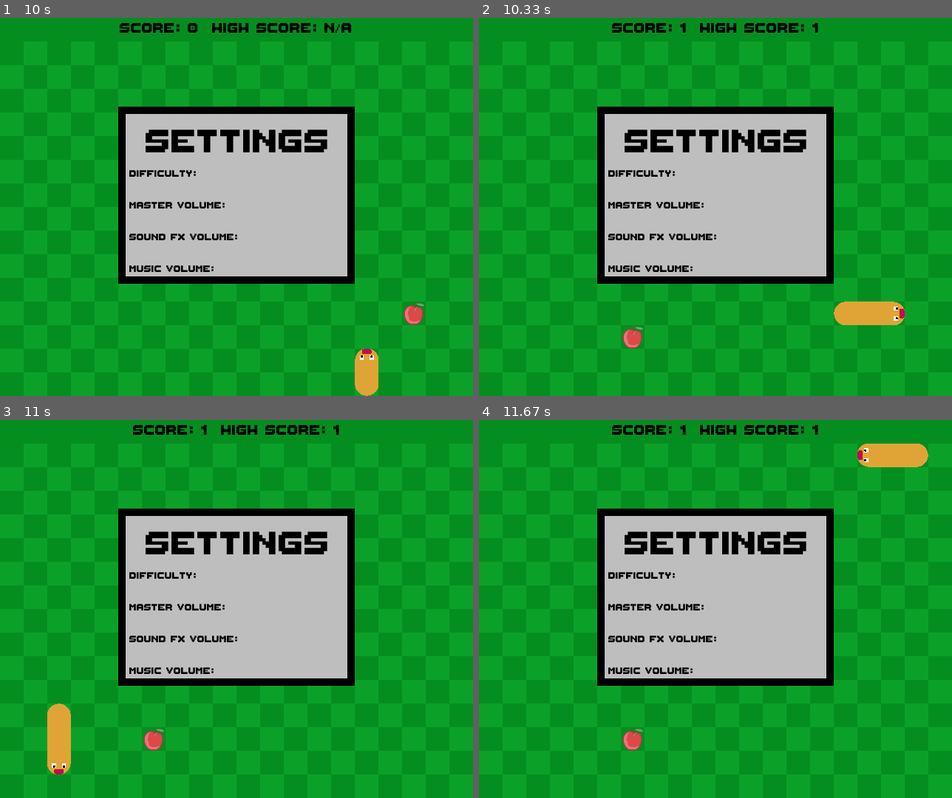
Above: before the commit, frames 1-4 (two rows, left to right).
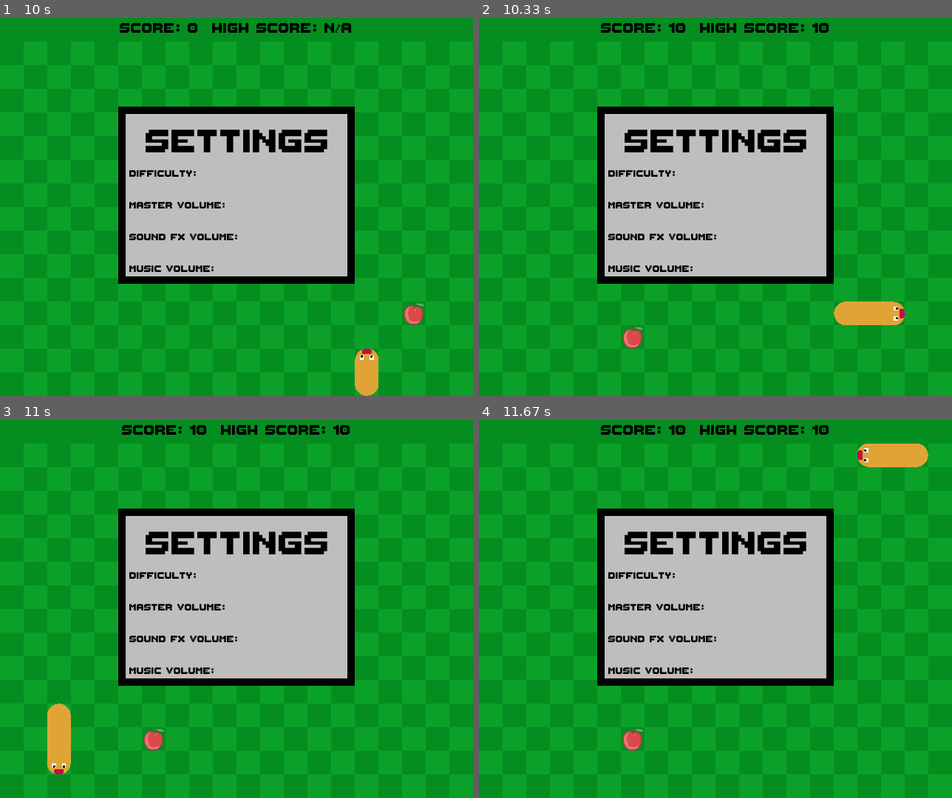
Above: after the commit, the same moments.

Repository: LassePladsen/Pygame-Snake
Game: pygame game, started from snake/main.py
Two runs of this game, one before a commit and one after it. Both use one fixed random seed, a clock stepped at 60 frames per second and the inputs below.
Inputs:
- Up to frame 1 (10 s): hold Up 0.33-0.8 s; hold Right 0.83-1.47 s; hold Down 1.5-1.87 s; hold Left 1.9-2.37 s; hold Up 2.9-3.2 s; hold Right 3.23-3.7 s; hold Left 3.73-4.27 s; hold Down 4.3-4.6 s; hold Left 4.63-5.03 s; hold Up 5.07-5.43 s; hold Right 5.47-6.1 s; hold Down 6.13-6.5 s; hold Left 6.53-7 s; hold Right 7.03-7.5 s; hold Up 7.53-7.83 s; hold Right 7.87-8.33 s; hold Left 8.37-8.9 s; hold Down 8.93-9.23 s; hold Left 9.27-9.67 s; hold Up from 9.7 s (still down)
- Up to frame 2 (10.33 s): release Up at 10.07 s; hold Right from 10.1 s (still down)
- Up to frame 3 (11 s): release Right at 10.73 s; hold Down from 10.77 s (still down)
- Up to frame 4 (11.67 s): release Down at 11.13 s; hold Left 11.17-11.63 s

Frame 1 is identical in both runs. In frame 2, 0.3% of the frame differs, in the area x 25-74%, y 1-4%; in frame 3, 0.3%; in frame 4, 0.3%.

Commit message:
Some refactoring. Started implementing config.ini and difficulty profiles.ini The difficulty profiles include snake speed (fps) and eat scores. Fixed bug where high score did not save into the .env. Moved the .env to the parent directory.

Diff:
--- /dev/null
+++ b/config.ini
@@ -0,0 +1,7 @@
+[SETTINGS]
+screen_size = 640, 480
+difficulty = medium
+# accepted difficulty values are 'easy', 'medium', or 'hard'
+master_volume = 1
+sfx_volume = 1
+music_volume = 1
--- /dev/null
+++ b/profiles.ini
@@ -0,0 +1,11 @@
+[EASY]
+fps = 6
+growth_score = 1
+
+[MEDIUM]
+fps = 11
+growth_score = 10
+
+[HARD]
+fps = 16
+growth_score = 20
--- a/snake/main.py
+++ b/snake/main.py
@@ -2,9 +2,7 @@
 
 
 def main() -> None:
-    game = SnakeGame(screen_size=(640, 480),
-                     title="Snake",
-                     fps=11)
+    game = SnakeGame(title="Snake")
     game.run()
 
 
--- a/snake/snakegame.py
+++ b/snake/snakegame.py
@@ -1,6 +1,7 @@
 import logging
 import sys
 import os
+import configparser
 
 from dotenv import load_dotenv
 import pygame as pg
@@ -9,7 +10,7 @@
 import textoverlays
 import menus
 from queue_handler import Queue
-from tools import get_resource_path, get_sound, play_sound, initialize_env, update_env
+from tools import get_resource_path, get_sound, play_sound, update_env, create_file, get_ini_value
 
 logging.basicConfig(level=logging.INFO)
 
@@ -39,28 +40,113 @@
         pg.K_SPACE: True
     }
 
-    def __init__(self,
-                 screen_size: tuple[int, int],
-                 title: str,
-                 fps: int) -> None:
+    CONFIG_PATH = get_resource_path(r"../config.ini")
+
+    PROFILES_PATH = get_resource_path(r"../profiles.ini")
+
+    def __init__(self, title: str) -> None:
         pg.init()
+
+        # Get parameters from config.ini
+        if not os.path.exists(self.CONFIG_PATH):
+            # Create default config values and .ini file if it doesn't exist already.
+            screen_size = 640, 480
+            difficulty = "medium"
+            master_volume = 1
+            sfx_volume = 1
+            music_volume = 1
+            config = configparser.ConfigParser()
+            config["SETTINGS"] = {
+                "screen_size": f"{screen_size[0]}, {screen_size[1]}",
+                "difficulty": difficulty,
+                "master_volume": master_volume,
+                "sfx_volume": sfx_volume,
+                "music_volume": music_volume
+            }
+            with open(self.CONFIG_PATH, "w") as f:
+                config.write(f)
+        else:
+            screen_size = get_ini_value(self.CONFIG_PATH, "SETTINGS", "screen_size").split(",")
+            screen_size = int(screen_size[0]), int(screen_size[1])
+            difficulty = get_ini_value(self.CONFIG_PATH, "SETTINGS", "difficulty")
+            master_volume = int(get_ini_value(self.CONFIG_PATH, "SETTINGS", "master_volume"))
+            sfx_volume = int(get_ini_value(self.CONFIG_PATH, "SETTINGS", "sfx_volume"))
+            music_volume = int(get_ini_value(self.CONFIG_PATH, "SETTINGS", "music_volume"))
+
+        # Check valid screen values
         if screen_size[0] > 896 or screen_size[1] > 640:
             raise ValueError("Maximum image size is 896x640.")
         elif screen_size[0] < 290 or screen_size[1] < 290:
             raise ValueError("Minimum image size is 290x290")
         if any((screen_size[i] % sprites.TILE_SIZE[i]) != 0 for i in range(2)):
-            raise ValueError(f"Screen sizes must be a multiple of the tile size: '{sprites.TILE_SIZE}'.")
+            raise ValueError(f"Screen sizes must be a multiple of the t<ile size: '{sprites.TILE_SIZE}'.")
+
+        # Check valid difficulty values
+        if difficulty not in ("easy", "medium", "hard"):
+            raise ValueError(f"Invalid difficulty value: '{difficulty}'."
+                             f" Valid values are 'easy', 'medium', and 'hard'.")
+
+        # Check valid volume values
+        if master_volume < 0:
+            raise ValueError(f"Invalid master volume value: '{master_volume}'."
+                             f"Volumes must be greater than 0.")
+        if sfx_volume < 0:
+            raise ValueError(f"Invalid sfx volume value: '{sfx_volume}'."
+                             f"Volumes must be greater than 0.")
+        if music_volume < 0:
+            raise ValueError(f"Invalid music volume value: '{music_volume}'."
+                             f"Volumes must be greater than 0.")
+
+        # Check valid fps value
+        fps = get_ini_value(self.PROFILES_PATH, difficulty, "fps")
+        if not fps:
+            match difficulty:
+                case "easy":
+                    fps = 6
+                case "medium":
+                    fps = 11
+                case "hard":
+                    fps = 16
+            logging.warning(f"Missing fps value for difficulty '{difficulty}'."
+                            f" Setting new default '{fps}'.")
+        else:
+            fps = int(fps)
+
+        # Check valid growth score value
+        growth_score = get_ini_value(self.PROFILES_PATH, difficulty, "growth_score")
+        if not growth_score:
+            match difficulty:
+                case "easy":
+                    growth_score = 1
+                case "medium":
+                    growth_score = 10
+                case "hard":
+                    growth_score = 20
+            logging.warning(f"Missing growth_score value for difficulty '{difficulty}'."
+                            f" Setting new default '{growth_score}'.")
+        else:
+            growth_score = int(growth_score)
+
+        # Config attributes
+        self.screen_title = title
         self.screen_size = screen_size
-        self.screen_title = title
-        self.fps = fps
+        self.difficulty = difficulty
+        self._fps = fps
+        self._growth_score = growth_score
+
+        # Sound volumes and background music
+        self.master_volume = master_volume
+        self.sfx_volume = self.master_volume*sfx_volume*0.5
+        self.music_volume = self.master_volume*music_volume*0.15
+        self.music_title = "Abstraction - Three Red Hearts - Connected.wav"
+        self._music = get_sound(self.music_title, self.music_volume)
 
         # Scores
         self._current_score = 0
-        if os.path.isfile(get_resource_path("../snake/.env")):
-            load_dotenv(get_resource_path("../snake/.env"))
-        else:
-            os.environ["HIGH_SCORE"] = "0"
-            initialize_env()
+        if not os.path.exists(get_resource_path(r"../.env")):
+            create_file(r"..\.env", "HIGH_SCORE=0")  # create default .env file
+        load_dotenv(get_resource_path(r"../.env"))
+
         if (hs := os.getenv("HIGH_SCORE")) is None:
             update_env("HIGH_SCORE", "0")
             hs = 0
@@ -73,19 +159,9 @@
         pg.display.set_caption(self.screen_title)
         pg.display.set_icon(pg.image.load(get_resource_path(r"..\assets\images\icon.png")))
 
-        # Sound volumes and background music
-        self.sound_volume = 0.5
-        self.music_volume = 0.15
-        self.music_title = "Abstraction - Three Red Hearts - Connected.wav"
-        self._background_music = get_sound(
-                self.music_title,
-                self.music_volume
-        )
-
         # Initialize sprites
         self._tail, self._head, self._food, self._top_menu = None, None, None, None
         self._initialize_sprites()
-
         self._pause_screen = None
 
     def _initialize_sprites(self):
@@ -93,23 +169,23 @@
         self._tail = sprites.Tail((x - sprites.TILE_SIZE[0], y))
         self._head = sprites.Head((x, y), prev_segment=self._tail)
         self._top_menu = menus.TopBarMenu(
-                current_score=self._current_score,
-                high_score=self._high_score,
-                size=(self.screen_size[0], sprites.TILE_SIZE[1]),
+            current_score=self._current_score,
+            high_score=self._high_score,
+            size=(self.screen_size[0], sprites.TILE_SIZE[1]),
         )
         size = (self.screen_size[0] // 2, self.screen_size[1] // 2)
         self._settings_menu = menus.SettingsMenu(
-                pos=size,   # positioned middle of the screen
-                size=size,  # size half the screen
+            pos=size,  # positioned middle of the screen
+            size=size,  # size half the screen
         )
         self.snake_segments = []
 
         # Create food sprite at random position no closer than 5 tiles from the snake's head.
         self._max_food_dist = 5
         self._food = sprites.Food(
-                screen_size=self.screen_size,
-                max_dist=self._max_food_dist,
-                head_pos=self._head.pos)
+            screen_size=self.screen_size,
+            max_dist=self._max_food_dist,
+            head_pos=self._head.pos)
         self._sprite_group = sprites.SpriteGroup()
 
         # add to sprite group and snake_segment list
@@ -118,8 +194,18 @@
 
     @property
     def snake_length(self) -> int:
-        """Returns the length of the snake."""
+        """Returns the current length of the snake. Has no setter"""
         return len(self.snake_segments)
+
+    @property
+    def fps(self) -> int:
+        """Returns the game fps. Has no setter"""
+        return self._fps
+
+    @property
+    def growth_score(self) -> int:
+        """Returns the score given when the snake eats and grows. Has no setter"""
+        return self._growth_score
 
     def _add_sprites(self, sprite_list: list[sprites.SnakeSegment | sprites.Food]) -> None:
         """Add given sprites to the sprite group and list."""
@@ -202,9 +288,9 @@
         logging.info(f"Game over! Score: {self._current_score}, High score: {self._high_score}")
         self._game_over = True
         self.pause()
-        self._background_music.stop()
-        play_sound("death.wav", self.sound_volume)
-        play_sound("Arcade Retro Game Over Sound Effect💤 sounds.wav", self.sound_volume - 0.2)
+        self._music.stop()
+        play_sound("death.wav", self.sfx_volume)
+        play_sound("Arcade Retro Game Over Sound Effect💤 sounds.wav", self.sfx_volume - 0.2)
         update_env("HIGH_SCORE", str(self._high_score))
         self._show_game_over_screen()
 
@@ -212,9 +298,9 @@
         """Creates the game over image."""
         # noinspection PyTypeChecker
         self._sprite_group.add(textoverlays.GameOverOverlay(
-                self._current_score,
-                self._high_score,
-                (self.screen_size[0] // 2, self.screen_size[1] // 2)
+            self._current_score,
+            self._high_score,
+            (self.screen_size[0] // 2, self.screen_size[1] // 2)
         ))
 
     def _show_pause_screen(self) -> None:
@@ -228,7 +314,7 @@
         self._game_over = False
         self._pause = False
         self._current_score = 0
-        self._background_music.play(-1)
+        self._music.play(-1)
         # noinspection PyTypeChecker
         self._initialize_sprites()
         logging.info("Game restarted.")
@@ -287,7 +373,7 @@
 
     def update_scores(self, amount: int = 1) -> None:
         """Updates the current score, and the high score if the current is higher."""
-        self._current_score += amount
+        self._current_score += amount*self.growth_score
         self._top_menu.current_score = self._current_score
         if self._current_score > self._high_score:
             self._high_score = self._current_score
@@ -305,14 +391,14 @@
                                       max_dist=self._max_food_dist,
                                       head_pos=self._head.pos)
         self._add_sprites([self._food])
-        play_sound("eat.wav", self.sound_volume)
+        play_sound("eat.wav", self.sfx_volume)
 
     def run(self) -> None:
         """Runs the game loop"""
-        screen = pg.display.set_mode((self.screen_size[0], self.screen_size[1]+sprites.TILE_SIZE[1]))
+        screen = pg.display.set_mode((self.screen_size[0], self.screen_size[1] + sprites.TILE_SIZE[1]))
         clock = pg.time.Clock()
         background = pg.image.load(get_resource_path(r"..\assets\images\background.png"))
-        self._background_music.play(-1)
+        self._music.play(-1)
         while True:
             clock.tick(self.fps)
             self._key_pressed = False
--- a/snake/tools.py
+++ b/snake/tools.py
@@ -1,3 +1,4 @@
+import configparser
 import os
 import sys
 from random import randint
@@ -65,17 +66,11 @@
     with open(file_path, "w") as f:
         f.write(content)
 
-def initialize_env() -> None:
-    """Creates a .env file if it doesn't exist."""
-    if os.path.exists(".env"):
-        return
-    create_file(".env", "HIGH_SCORE=0")
-
 def update_env(key: str, value: str) -> None:
     """Updates the value of a key in the .env file."""
-    if not os.path.exists(".env"):
-        initialize_env()
-    with open(".env", "r") as f:
+    if not os.path.exists(r"..\.env"):
+        create_file(r"..\.env", "HIGH_SCORE=0")  # create default .env file
+    with open(r"..\.env", "r") as f:
         lines = f.readlines()
     for i, line in enumerate(lines):
         if line.startswith(key):
@@ -83,5 +78,17 @@
             break
     if not lines:  # empty
         lines.append(f"{key}={value}\n")
-    with open(".env", "w") as f:
+    with open(r"..\.env", "w") as f:
         f.writelines(lines)
+
+def get_ini_value(filepath: str, header: str, key: str) -> str | None:
+    """Returns the value of a key in the given .ini file. Returns None if not found.
+    Is case-insensitive."""
+    if not os.path.exists(filepath):  # file not found
+        return
+    config = configparser.ConfigParser()
+    config.read(filepath)
+    try:
+        return config[header.upper()][key.lower()]
+    except KeyError:  # header or key not found
+        return
Not shown, added: .env
Not shown, changed: .gitignore
Not shown, changed: todo.md
